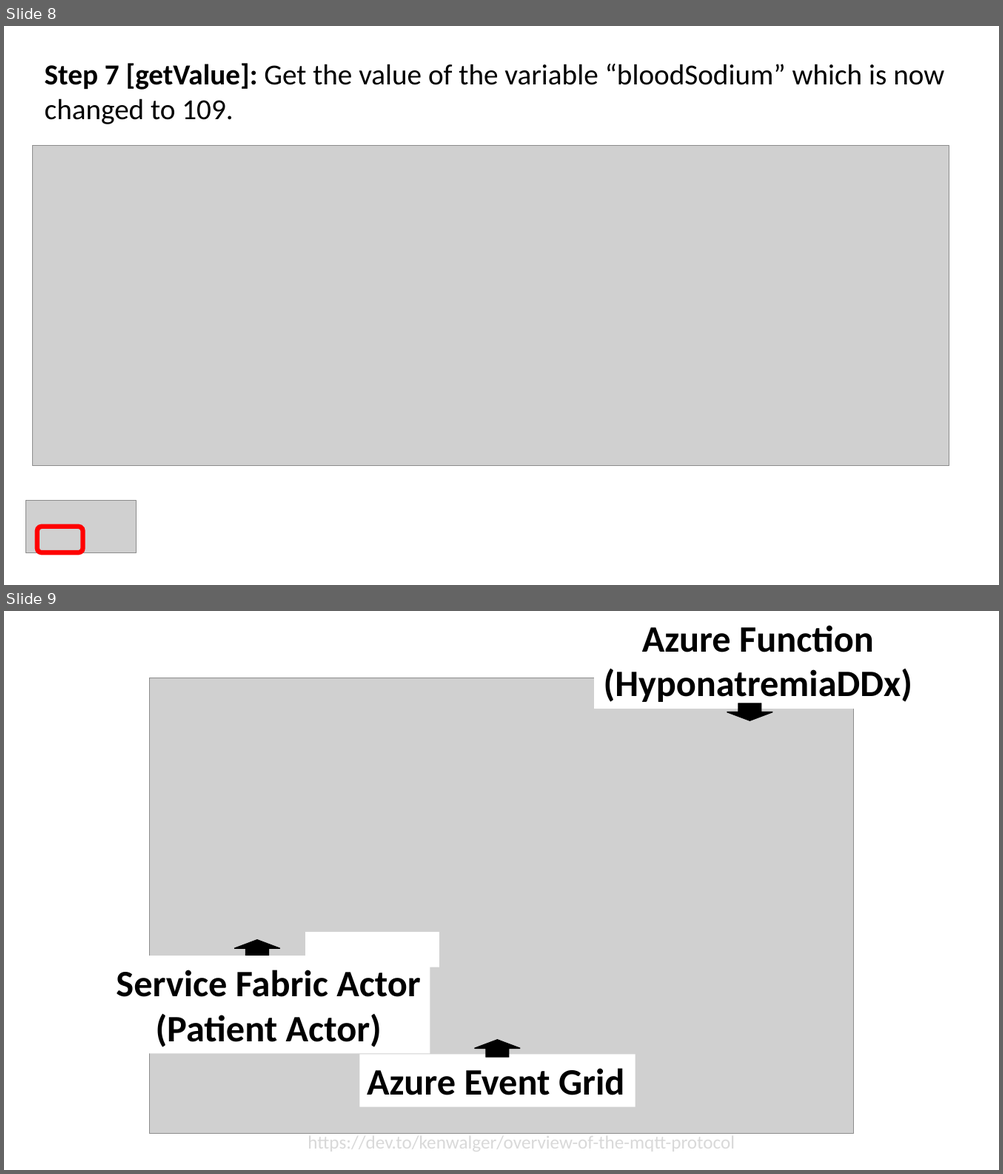
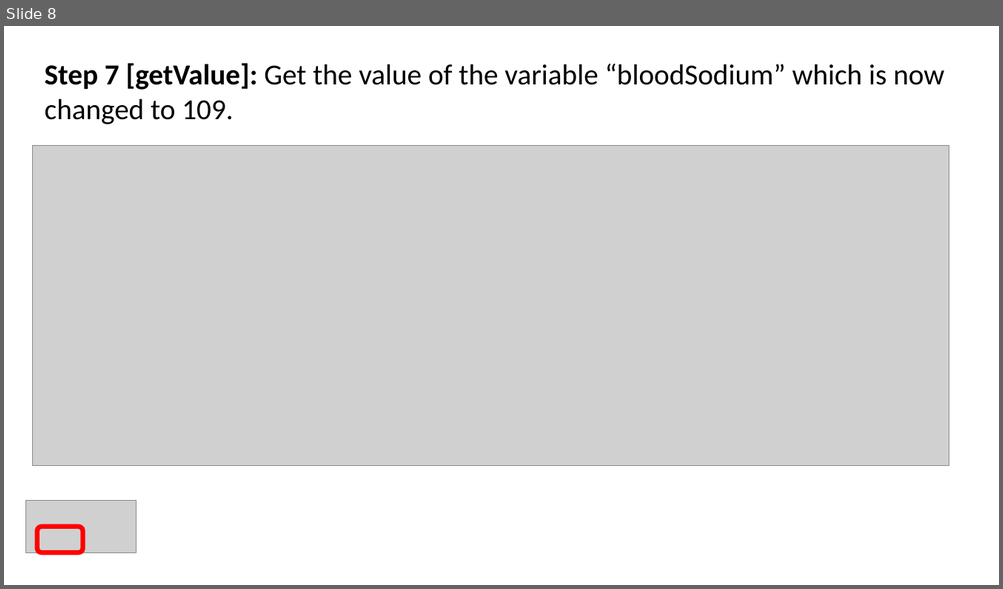
Before and after one commit to yshin1209/Nanoservice, a slide deck: NanoServiceAPI Demo.pptx. Shown one above the other, each under a label of ours: slides 8 and 9 before the commit, slide 8 after it. The pictures are 1003x1174 and 1003x589 pixels, drawn with LibreOffice and Linux fonts; fonts in the diff are those of the drawing; grey boxes stand for pictures. Boxes give left, top, right and bottom in pixels: in the first picture for what was removed or moved away, otherwise in the second. Text is boxed around its words. In the diff, an @@ line names an element or a change of style, - is before the commit and + after.

```diff
--- a/NanoServiceAPI Demo.pptx
+++ b/NanoServiceAPI Demo.pptx
@@ slide 9 removed at (4,611,999,1170), background #FFFFFF @@
@@ rectangle removed at (595,611,922,709) @@
-Azure Function
-(HyponatremiaDDx)
@@ picture removed at (150,678,854,1134) @@
@@ up arrow removed at (727,703,772,721) @@
@@ up arrow removed at (235,940,280,957) @@
@@ rectangle removed at (305,932,439,967) @@
@@ rectangle removed at (107,957,430,1054) @@
-Service Fabric Actor
-(Patient Actor)
@@ up arrow removed at (475,1040,521,1057) @@
@@ rectangle removed at (359,1055,634,1108) @@
-Azure Event Grid
@@ text removed at (307,1132,734,1155) @@
-https://dev.to/kenwalger/overview-of-the-mqtt-protocol
```
Also in this commit, not shown: 2 slides changed, 1 slide added, 1 other slide removed, 1 other file.
